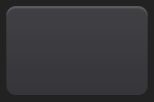
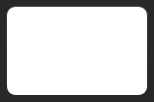
Layered file, before and after one edit (154×102). Changes by layer:
hid "Gray" over 0, 0, 154, 102
hid "Red" over 0, 0, 154, 102
